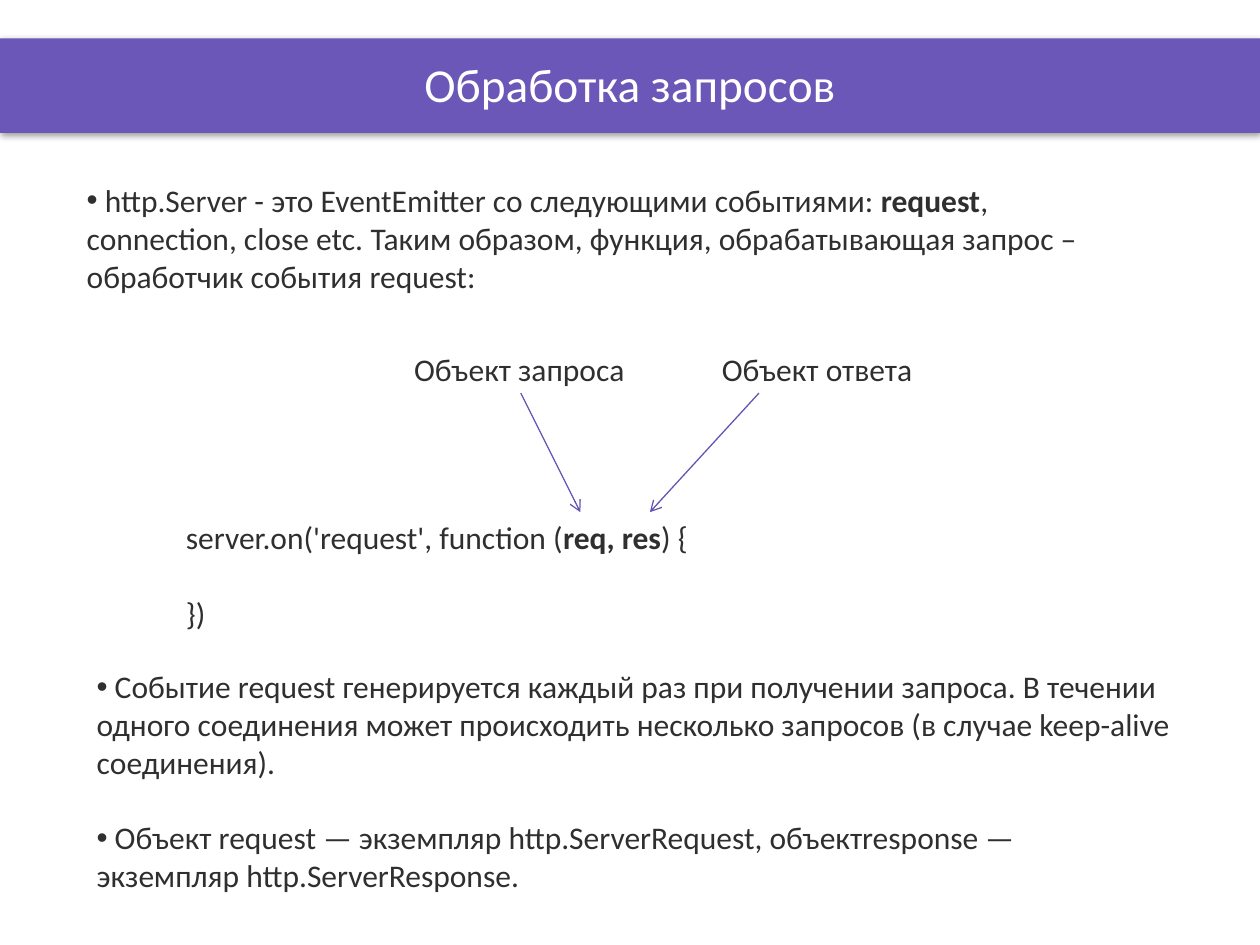
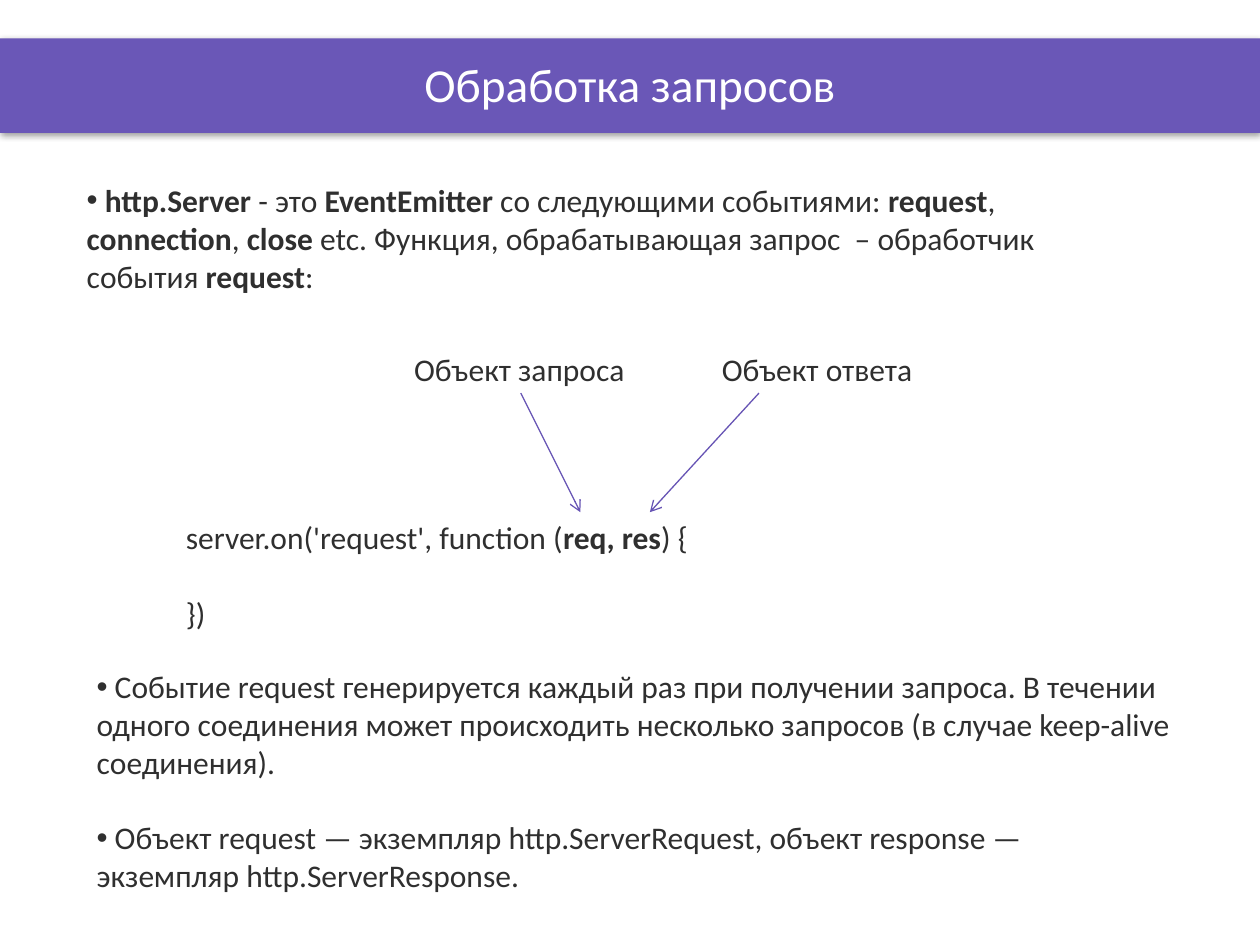
Before and after one commit to DinamickaDevelopment/Ignite-1, a slide deck: slide 4 of 004_Node/lesson_29/Presentation/Working_with_requests.pptx. Drawn at 1260x945 pixels with LibreOffice and Linux fonts; fonts in the diff are those of the drawing; background and template pictures are left out. Boxes give left, top, right and bottom in pixels: in the first picture for what was removed or moved away, otherwise in the second. Text is boxed around its words. In the diff, an @@ line names an element or a change of style, - is before the commit and + after.

```diff
--- a/004_Node/lesson_29/Presentation/Working_with_requests.pptx
+++ b/004_Node/lesson_29/Presentation/Working_with_requests.pptx
@@ text at [87,190,1035,293]: text changed @@
-• http.Server - это EventEmitter со следующими событиями: request, connection, close etc. Таким образом, функция, обрабатывающая запрос – обработчик события request:
+• http.Server - это EventEmitter со следующими событиями: request, connection, close etc. Функция, обрабатывающая запрос – обработчик события request:
@@ text at [97,827,985,892]: spaces changed @@
-• Объект request — экземпляр http.ServerRequest, объектresponse — экземпляр http.ServerResponse.
+• Объект request — экземпляр http.ServerRequest, объект response — экземпляр http.ServerResponse.
```
Also in this commit, not shown: 4 other files.
